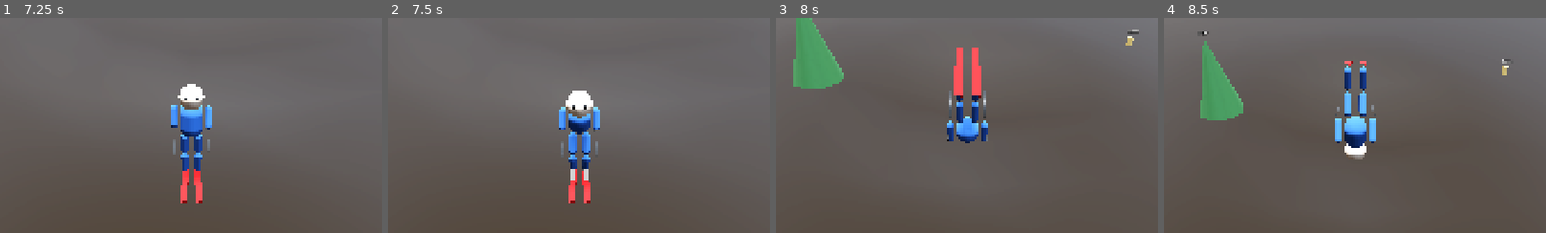
Above: before the commit, frames 1-4 (left to right).
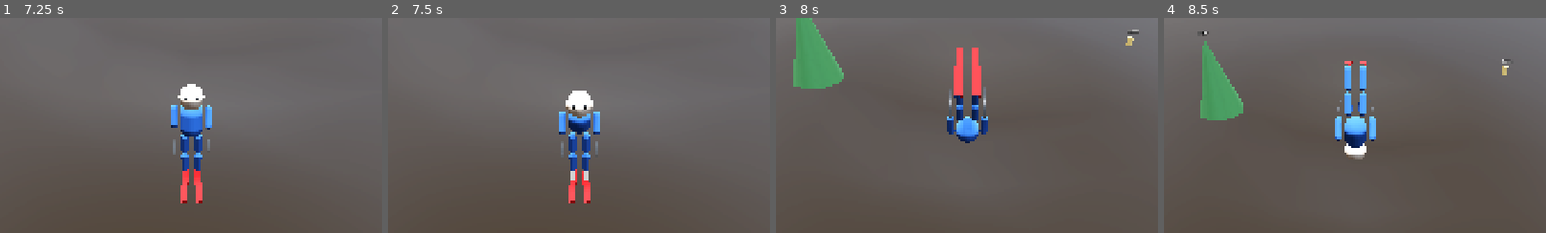
Above: after the commit, the same moments.

Repository: kimhanui/ski-boarder
Game: Godot game, scene res://scenes/ui/title_screen.tscn
Same seed, same stepped clock (60 frames per second), same inputs: the game is played once before the commit and once after it.
Inputs (mouse positions are % of the whole screen's width and height, from its top left):
- Up to frame 1 (7.25 s): click "게임 시작" at 0.5 s; move the mouse to (72, 45) at 1.27 s; hold D (move_right) 1.28-2 s; hold Shift (sprint) 1.28-2 s; click (72, 45) at 1.42 s; tap Space (jump) at 1.52, 4.52 s; drag from (30, 55) to (45, 70) at 2.02 s; move the mouse to (60, 28) at 2.77 s; hold D (move_right) 2.78-3.5 s; hold Tab (toggle_camera) 2.78-3.5 s; drag from (45, 70) to (20, 35) at 3.52 s; tap Enter at 4.25 s; move the mouse to (80, 65) at 4.27 s; hold A (move_left) 4.28-5 s; hold E 4.28-5 s; tap R (respawn) at 5 s; drag from (20, 35) to (35, 25) at 5.02 s; move the mouse to (55, 50) at 5.77 s; hold S (move_back) 5.78-6.5 s; hold Q 5.78-6.5 s; click (55, 50) at 5.92 s; drag from (35, 25) to (30, 55) at 6.52 s
- Up to frame 2 (7.5 s): move the mouse to (72, 45) at 7.27 s; hold W (move_forward) from 7.28 s (still down); hold H (toggle_body_visibility) from 7.28 s (still down)
- Up to frame 3 (8 s): keep holding W (move_forward); keep holding H (toggle_body_visibility); tap Space (jump) at 7.52 s
- Up to frame 4 (8.5 s): release W (move_forward) at 8 s; release H (toggle_body_visibility) at 8 s; drag from (30, 55) to (45, 70) at 8.02 s
The pictures show only the part of the screen within x 25-75%, y 26-76%; the shares and areas given below are measured in that part.

Frame 1 is identical in both runs. In frame 2, 0.8% of the frame differs, in the area x 44-56%, y 41-72%; in frame 3, 0.5%; in frame 4, 0.5%.

Commit message:
Improve JUMP Tail Grab handling and add skating motion
Player Enhancements:
- Allow Tail Grab in JUMP state without transitioning to FLIP
  - JUMP + Shift: Stay in JUMP state, apply Tail Grab pose
  - Backflip/Frontflip (W/S): Transition to FLIP as before
  - Apply Tail Grab pose in JUMP state via _apply_tail_grab_pose()

- Fix skating motion at low speeds (< 4.0 m/s)
  - Reorder conditions: Check skating before general forward motion
  - Skating: Straight legs (target_leg_bend = 0.0) + arm push animation
  - Forward (high speed): Bent knees (target_leg_bend = -25.0)
  - Arm swing animation active for both skating and forward motion

- Improve arm positioning physics (RIDING and FLIP states)
  - Add Z-axis offset for arms based on torso lean
  - Arms move forward when torso tilts forward (shoulder follows)
  - shoulder_z_offset = sin(torso_lean_rad) * 0.25

Implementation Details:
- _process_jump() (Line 474-490): Split trick detection logic
- _update_riding_animations() (Line 659-675): Reorder skating condition
- Line 734-737: Add arm Z position adjustment

🤖 Generated with [Claude Code](https://claude.com/claude-code)

Co-Authored-By: Claude <noreply@anthropic.com>

Diff:
--- a/scripts/player/player_v3.gd
+++ b/scripts/player/player_v3.gd
@@ -473,10 +473,17 @@
 
 	# Detect trick inputs (only if trick mode enabled)
 	if trick_mode_enabled and _get_height_above_ground() >= MIN_TRICK_HEIGHT:
-		if Input.is_action_pressed("move_back") or Input.is_action_pressed("move_forward") or Input.is_key_pressed(KEY_SHIFT):
-			# Trick started - transition to FLIP (including Tail Grab)
+		# Backflip/Frontflip - transition to FLIP
+		if Input.is_action_pressed("move_back") or Input.is_action_pressed("move_forward"):
 			set_state(PlayerState.FLIP)
 			return
+
+		# Tail Grab 감지 (JUMP 상태 유지)
+		_detect_trick_inputs()
+
+	# Apply Tail Grab pose if active (JUMP 상태에서도)
+	if tail_grab_intensity > 0.01:
+		_apply_tail_grab_pose(tail_grab_intensity)
 
 	# Check for landing
 	if is_on_floor() and velocity.y <= 0:
@@ -649,16 +656,20 @@
 		target_lean = -20.0
 		target_upper_lean = -10.0
 		target_leg_bend = -15.0  # Slight knee bend while braking
+	elif is_moving_forward and current_speed < SKATING_SPEED_THRESHOLD:
+		# 스케이팅 (저속 + 전진)
+		target_lean = 0.0
+		target_upper_lean = -45.0
+		target_leg_bend = 0.0  # 다리 펼침 (스케이팅 자세)
+		_update_arm_swing(delta)  # 팔 푸시 애니메이션
 	elif is_moving_forward:
+		# 일반 전진 (고속)
 		target_lean = 0.0
 		target_upper_lean = -45.0
 		target_leg_bend = -25.0  # Proper ski stance - knees bent
 		_update_arm_swing(delta)
-	elif current_speed > SKATING_SPEED_THRESHOLD:
-		target_lean = 0.0
-		target_upper_lean = -45.0
-		target_leg_bend = -25.0  # Knees bent while skating
 	else:
+		# 유휴 (정지/활주)
 		target_lean = 0.0
 		target_upper_lean = -15.0
 		target_leg_bend = 0.0  # Straight legs when idle
@@ -719,6 +730,11 @@
 		var arm_base_y = 0.4  # 몸통 상단 (Torso 0.15 + 높이 절반 0.25)
 		left_arm.position.y = arm_base_y + shoulder_y_offset
 		right_arm.position.y = arm_base_y + shoulder_y_offset
+
+		# Z offset: 상체 기울기에 따라 어깨가 앞으로
+		var shoulder_z_offset = sin(torso_lean_rad) * 0.25
+		left_arm.position.z = shoulder_z_offset
+		right_arm.position.z = shoulder_z_offset
 
 
 	# Apply leg bending (knee bend for ski stance)
@@ -862,7 +878,7 @@
 	# === 다리: Torso와 평행하게 회전 ===
 	# 허벅지 (UpperLeg): -30도 (Torso와 평행)
 	var tail_grab_upper_x = -30.0 * intensity
-	var riding_upper_x = -15.0  # Default RIDING knee bend (from line 723)
+	var riding_upper_x = 15.0  # Default RIDING knee bend (from line 723)
 	var target_upper_leg_x = lerp(riding_upper_x, tail_grab_upper_x, intensity)
 	right_upper_leg.rotation_degrees.x = lerp(right_upper_leg.rotation_degrees.x, target_upper_leg_x, lerp_factor)
 	left_upper_leg.rotation_degrees.x = lerp(left_upper_leg.rotation_degrees.x, target_upper_leg_x, lerp_factor)
